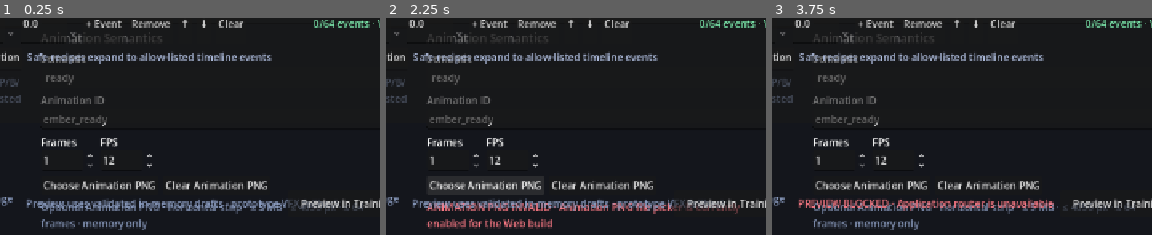
Above: before the commit, frames 1-3 (left to right).
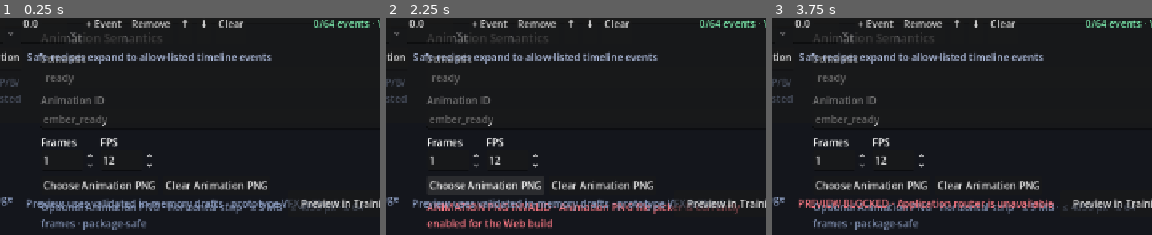
Above: after the commit, the same moments.

Repository: ws951125/custom-fighter
Game: Godot game, scene res://game/creator/creator_studio.tscn
Same seed, same stepped clock (60 frames per second), same inputs: the game is played once before the commit and once after it. This scene is started directly instead of the project's main scene.
Inputs:
- Up to frame 1 (0.25 s): no input
- Up to frame 2 (2.25 s): click "ready" at 0.5 s; click "ready" at 1.25 s; click "Choose Animation PNG" at 2 s
- Up to frame 3 (3.75 s): click "Clear Animation PNG" at 2.75 s; click "VFX Creator" at 3.5 s
The pictures show only the part of the screen within x 46-96%, y 50-100%; the shares and areas given below are measured in that part.

The runs differ from the first frame. In frame 1, 0.3% of the frame differs, in the area x 21-39%, y 92-98%; in frame 2, nothing differs; in frame 3, 0.3%.

Commit message:
ui: mark Animation PNG as package-safe

Diff:
--- a/game/creator/creator_studio.gd
+++ b/game/creator/creator_studio.gd
@@ -754,7 +754,7 @@
 		]
 		animation_asset_status_label.modulate = Color("7ff0b1")
 	else:
-		animation_asset_status_label.text = "Optional Animation PNG · horizontal strip · ≤ 5 MB · ≤ 4096 px · ≤ 64 frames · memory only"
+		animation_asset_status_label.text = "Optional Animation PNG · horizontal strip · ≤ 5 MB · ≤ 4096 px · ≤ 64 frames · package-safe"
 		animation_asset_status_label.modulate = Color("8292b3")
 	_set_web_state()
 
